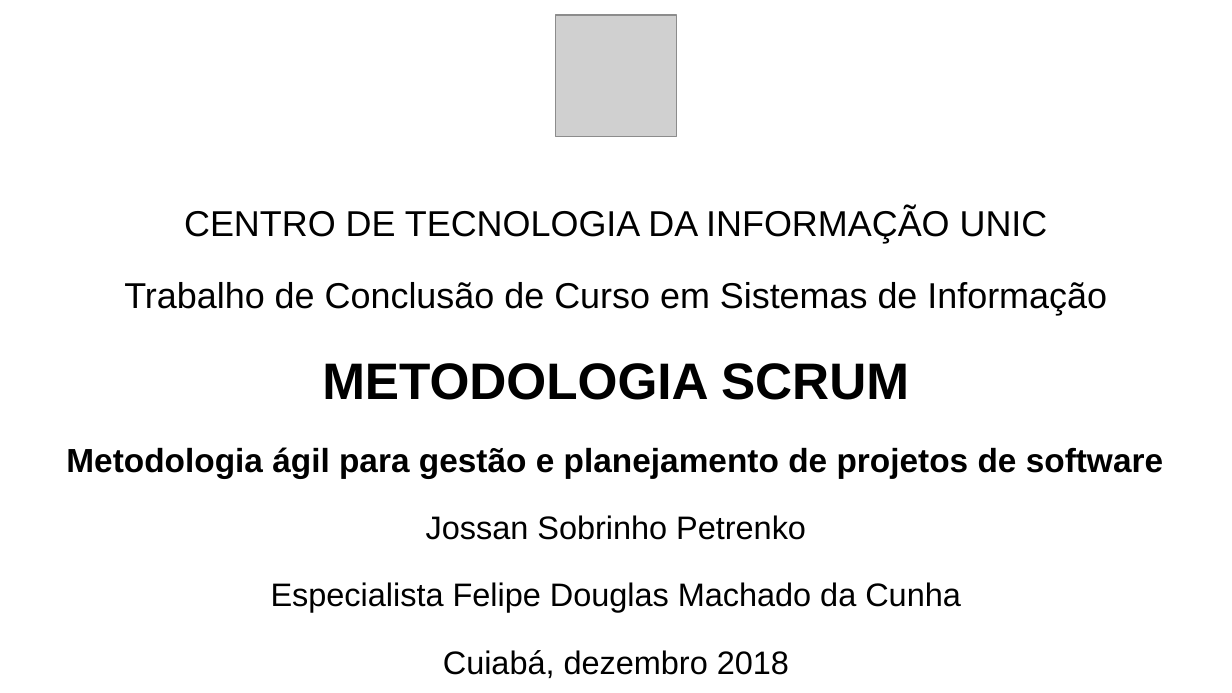
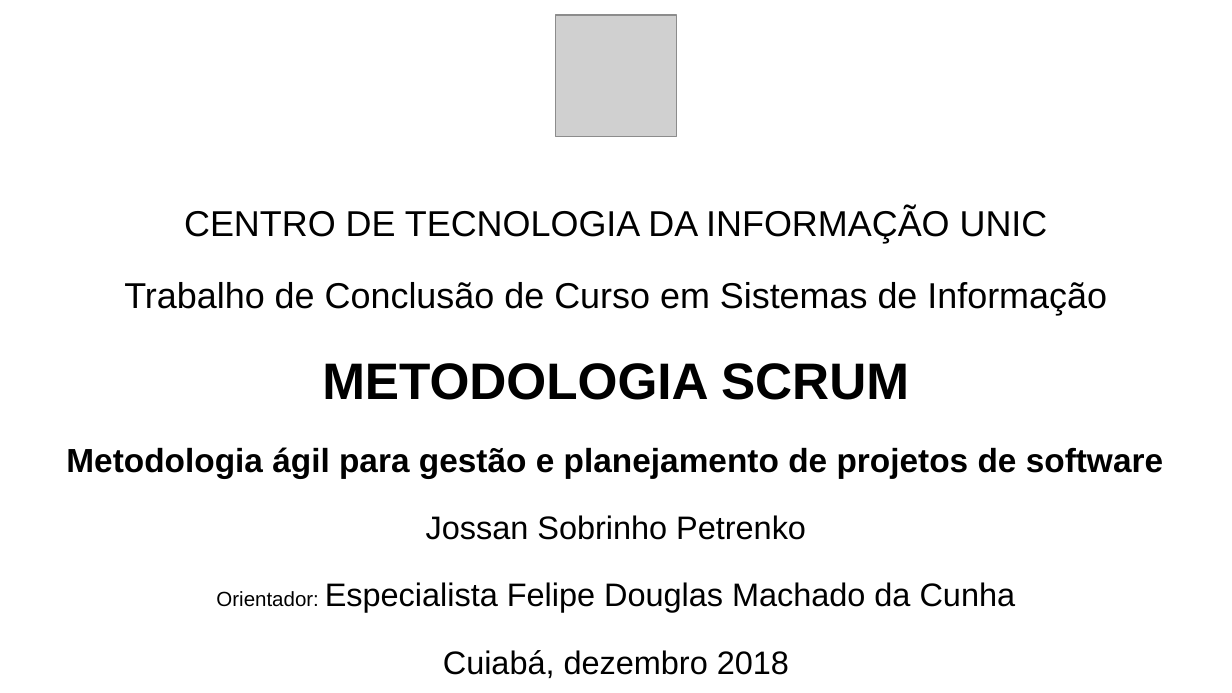
Before and after one commit to JossanPetrenko/TCC_2, a slide deck: slide 1 of Apresentação TCC - METODOLOGIA SCRUM COMPLETO.pptx. Drawn at 1232x693 pixels with LibreOffice and Linux fonts; fonts in the diff are those of the drawing; grey boxes stand for pictures. Boxes give left, top, right and bottom in pixels: in the first picture for what was removed or moved away, otherwise in the second. Text is boxed around its words. In the diff, an @@ line names an element or a change of style, - is before the commit and + after.

```diff
--- a/Apresentação TCC - METODOLOGIA SCRUM COMPLETO.pptx
+++ b/Apresentação TCC - METODOLOGIA SCRUM COMPLETO.pptx
@@ title at box(216, 582, 1016, 612): text changed @@
-Especialista Felipe Douglas Machado da Cunha
+Orientador: Especialista Felipe Douglas Machado da Cunha
```
Also in this commit, not shown: 11 other slides changed, 1 slide added.
